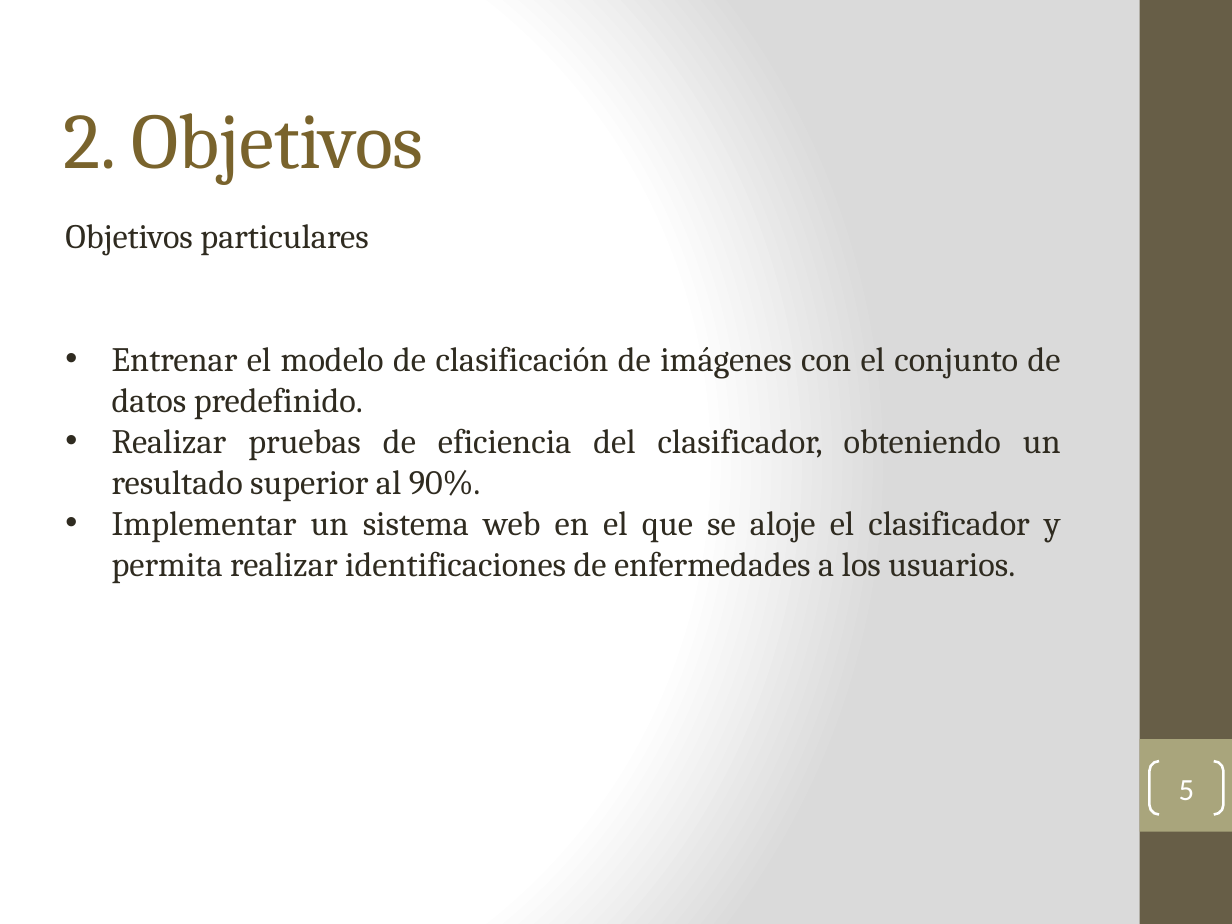
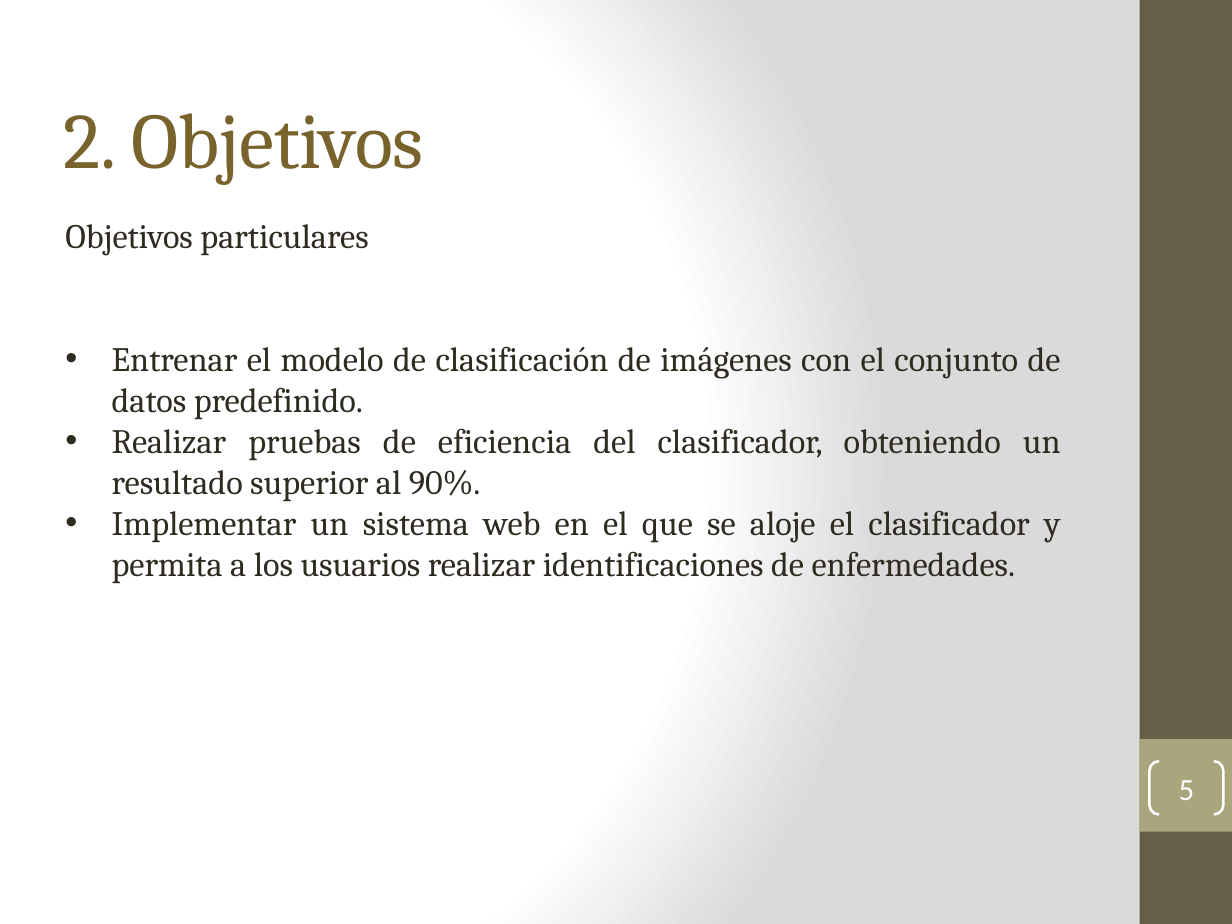
Before and after one commit to earredondo/PlantDiseaseDetection, a slide deck: slide 5 of technicalReport/tt2/presentacionTT2-v1.2.pptx. Drawn at 1232x924 pixels with LibreOffice and Linux fonts; fonts in the diff are those of the drawing. Boxes give left, top, right and bottom in pixels: in the first picture for what was removed or moved away, otherwise in the second. Text is boxed around its words. In the diff, an @@ line names an element or a change of style, - is before the commit and + after.

```diff
--- a/technicalReport/tt2/presentacionTT2-v1.2.pptx
+++ b/technicalReport/tt2/presentacionTT2-v1.2.pptx
@@ text at (x1=112, y1=510, x2=1061, y2=584): text changed @@
-• Implementar un sistema web en el que se aloje el clasificador y permita realizar identificaciones de enfermedades a los usuarios.
+• Implementar un sistema web en el que se aloje el clasificador y permita a los usuarios realizar identificaciones de enfermedades.
```
Also in this commit, not shown: 2 other slides changed, 2 slides added, 5 other files.
